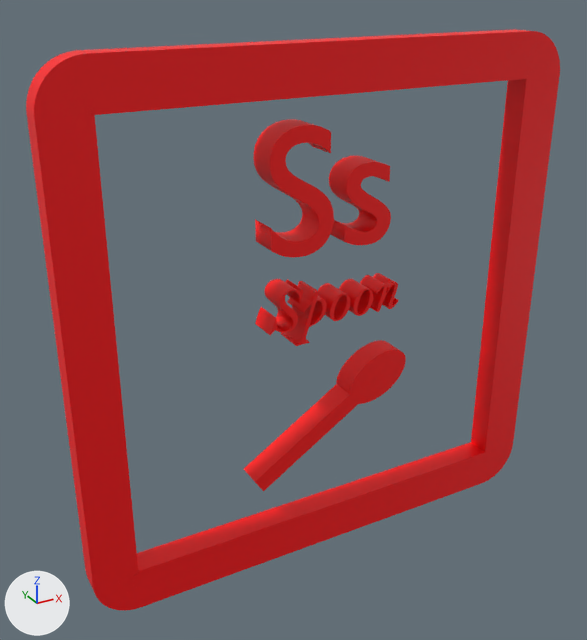
The glTF model assets/models/Letter/Letter_S.glb: old version first, new version second.
One viewpoint serves both versions: a 50 mm lens placed at (-1.48, -2.53, 2.63), pointed at (-0.12, -0.05, 1.4). Lighting does not change. The marker at lower left points along +X, +Y and +Z. Where no turn or scale is listed for an object, it has been applied to the vertices.

The scene before the commit, as lines of its bpy script (objects in view):
```python
ob_cube = bpy.data.objects.new('Cube', me_cube)
ob_cube.location = (0.0, -0.11, 1.403)
ob_cube_001 = bpy.data.objects.new('Cube.001', me_cube_001)
ob_cube_001.location = (-0.083, -0.114, 0.937)
ob_cube_001.rotation_euler = (-1.571, 2.576, 0.0)  # degrees (-90, 148, 0)
ob_cube_001.scale = (-0.291, -0.0341, -0.05)
ob_cylinder = bpy.data.objects.new('Cylinder', me_cylinder)
ob_cylinder.location = (0.207, -0.114, 1.124)
ob_text = bpy.data.objects.new('Text', me_text)
ob_text.location = (-0.296, -0.11, 1.696)
ob_text_001 = bpy.data.objects.new('Text.001', me_text_001)
ob_text_001.location = (-0.289, -0.111, 1.415)
```
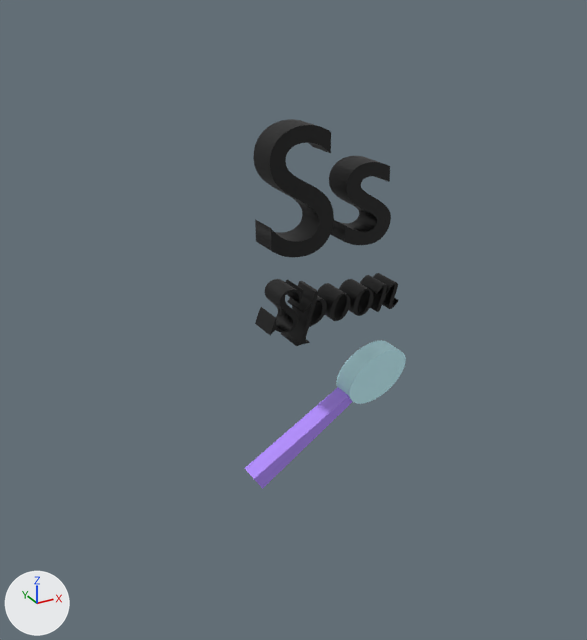
Boxes (x1, y1, x2, y2) around the edits, measured in the pictures (587 x 640 px):
'Cube', deleted (red)
    before: (26, 30, 560, 611)
'Text', recoloured (red to black)
    both: (253, 119, 391, 257)
'Text.001', recoloured (red to black)
    both: (255, 273, 399, 346)
'Cube.001', recoloured, moved, rescaled (red to purple)
    before: (244, 381, 372, 491)
    after: (245, 387, 353, 489)
'Cylinder', recoloured (red to cyan)
    both: (336, 340, 406, 404)

The change, as a diff of the scene's bpy script:
```diff
--- a/assets/models/Letter/Letter_S.glb.py
+++ b/assets/models/Letter/Letter_S.glb.py
@@ mat_material_004 @@
 mat_material_004 = principled_material('Material.004')
-mat_material_004.base_color = (1.0, 0.0, 0.0)  # red #ff0000
+mat_material_004.base_color = (0.0, 0.0, 0.0)  # black #000000
@@ mat_material_003 @@
 mat_material_003 = principled_material('Material.003')
-mat_material_003.base_color = (1.0, 0.0, 0.0)  # red #ff0000
+mat_material_003.base_color = (0.446, 0.263, 1.0)  # purple #b28cff
@@ mat_material_002 @@
 mat_material_002 = principled_material('Material.002')
-mat_material_002.base_color = (1.0, 0.0, 0.0)  # red #ff0000
+mat_material_002.base_color = (0.573, 0.927, 1.0)  # cyan #c7f7ff
@@ mat_material_001 @@
 mat_material_001 = principled_material('Material.001')
-mat_material_001.base_color = (1.0, 0.0, 0.0)  # red #ff0000
+mat_material_001.base_color = (0.0, 0.0, 0.0)  # black #000000
@@ ob_cube @@
-ob_cube = bpy.data.objects.new('Cube', me_cube)
-ob_cube.location = (0.0, -0.11, 1.403)
@@ ob_cube_001 @@
 ob_cube_001 = bpy.data.objects.new('Cube.001', me_cube_001)
-ob_cube_001.location = (-0.083, -0.114, 0.937)
+ob_cube_001.location = (-0.083, -0.114, 0.945)
 ob_cube_001.rotation_euler = (-1.571, 2.576, 0.0)  # degrees (-90, 148, 0)
-ob_cube_001.scale = (-0.291, -0.0341, -0.05)
+ob_cube_001.scale = (-0.291, -0.0341, -0.0418)
```
